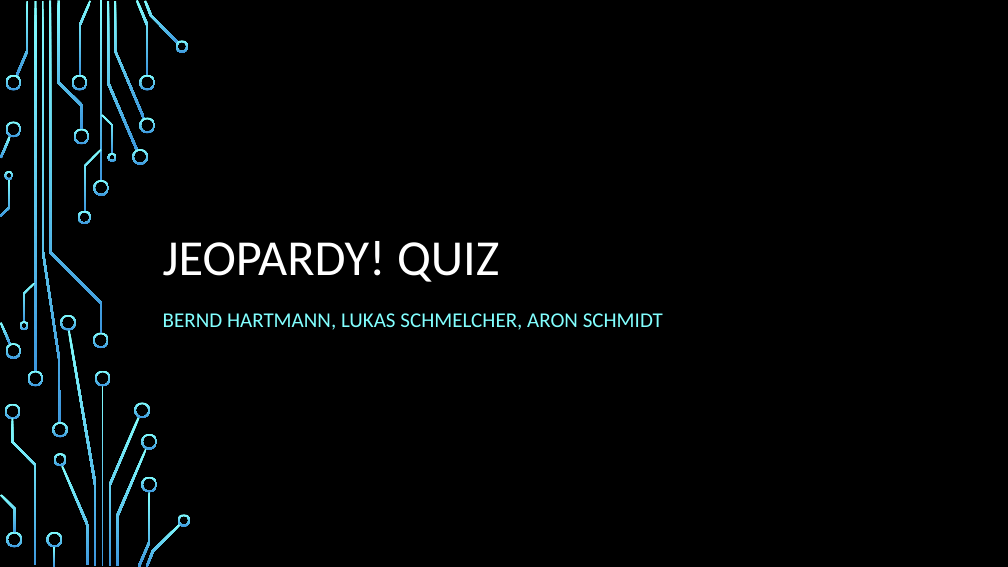
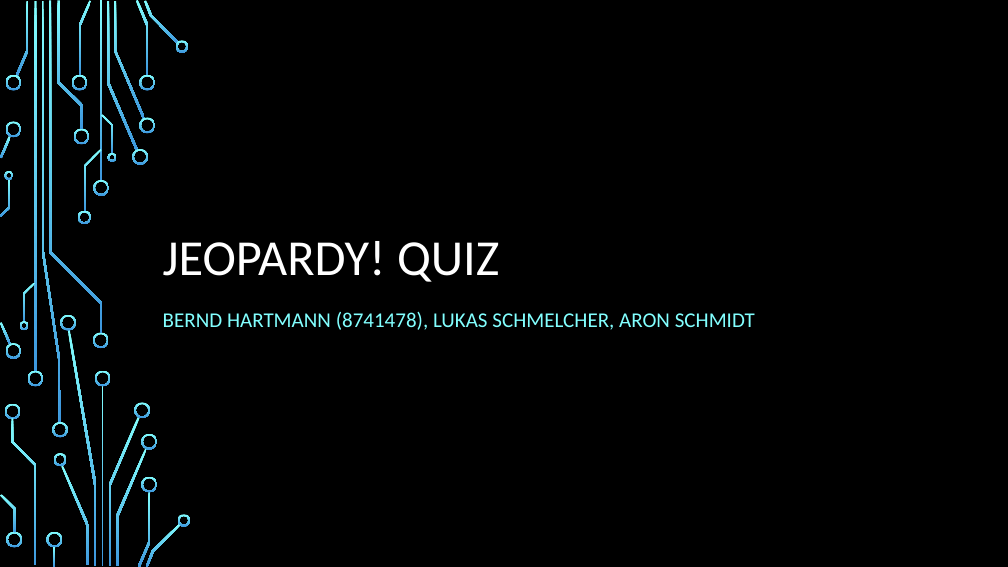
Before and after one commit to P1zz4br0etch3n/jeopardy, a slide deck: slide 1 of Jeopardy.pptx. Drawn at 1008x567 pixels with LibreOffice and Linux fonts; fonts in the diff are those of the drawing; background and template pictures are left out. Boxes give left, top, right and bottom in pixels: in the first picture for what was removed or moved away, otherwise in the second. Text is boxed around its words. In the diff, an @@ line names an element or a change of style, - is before the commit and + after.

```diff
--- a/Jeopardy.pptx
+++ b/Jeopardy.pptx
@@ subtitle at (163,312,755,330): text changed @@
-BERND HARTMANN, LUKAS SCHMELCHER, ARON SCHMIDT
+BERND HARTMANN (8741478), LUKAS SCHMELCHER, ARON SCHMIDT
```
Also in this commit, not shown: 1 other slide changed.
